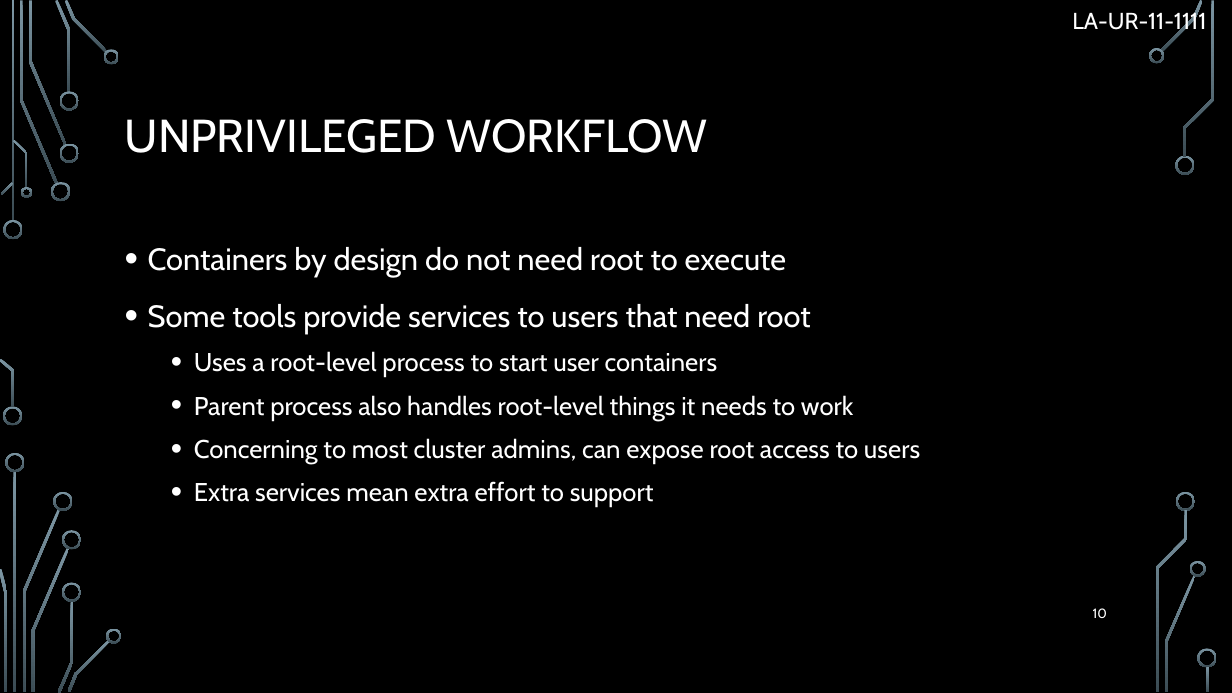
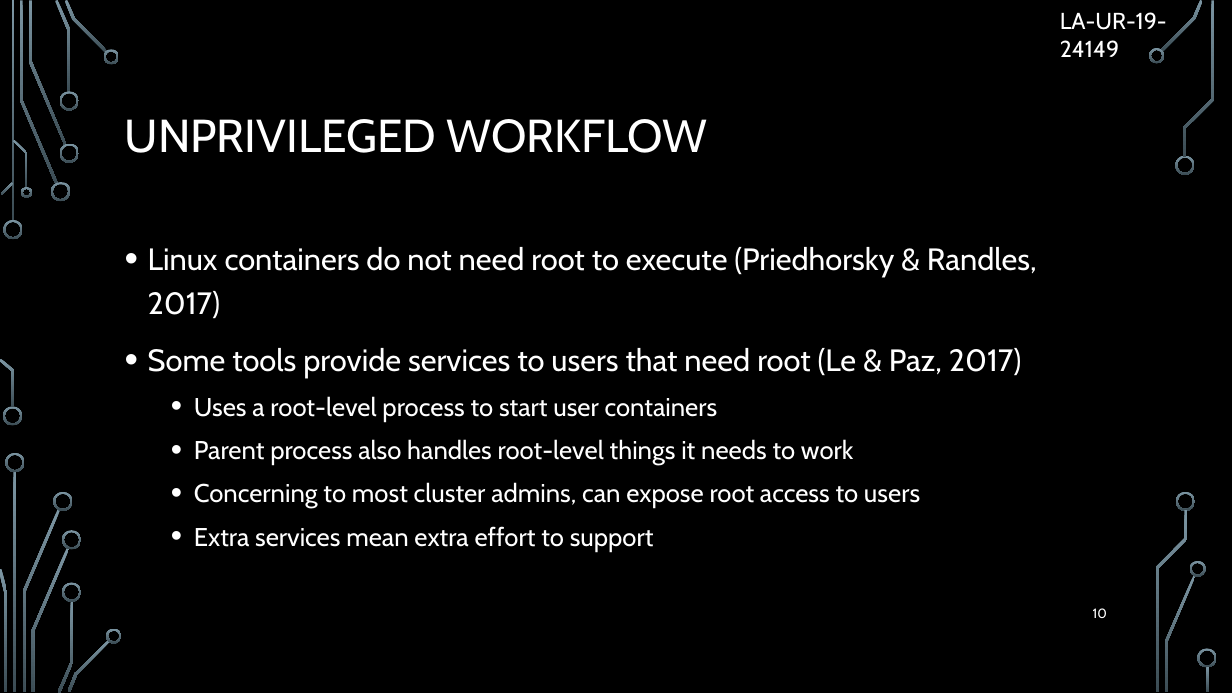
Before and after one commit to Brofessional/thesis-v2, a slide deck: slide 10 of presentation.pptx. Drawn at 1232x693 pixels with LibreOffice and Linux fonts; fonts in the diff are those of the drawing; background and template pictures are left out. Boxes give left, top, right and bottom in pixels: in the first picture for what was removed or moved away, otherwise in the second. Text is boxed around its words. In the diff, an @@ line names an element or a change of style, - is before the commit and + after.

```diff
--- a/presentation.pptx
+++ b/presentation.pptx
@@ text at [1060, 12, 1167, 57]: text changed @@
-LA-UR-11-1111
+LA-UR-19-24149
@@ text at [148, 247, 1037, 378]: text changed @@
-• Containers by design do not need root to execute
-• Some tools provide services to users that need root
+• Linux containers do not need root to execute (Priedhorsky & Randles, 2017)
+• Some tools provide services to users that need root (Le & Paz, 2017)
```
Also in this commit, not shown: 30 other slides changed, 1 other file.
